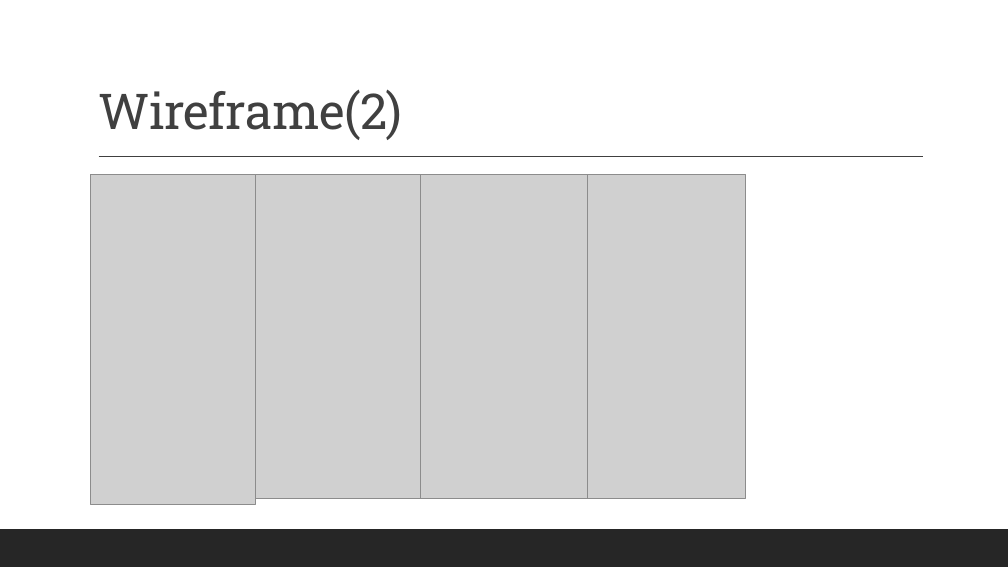
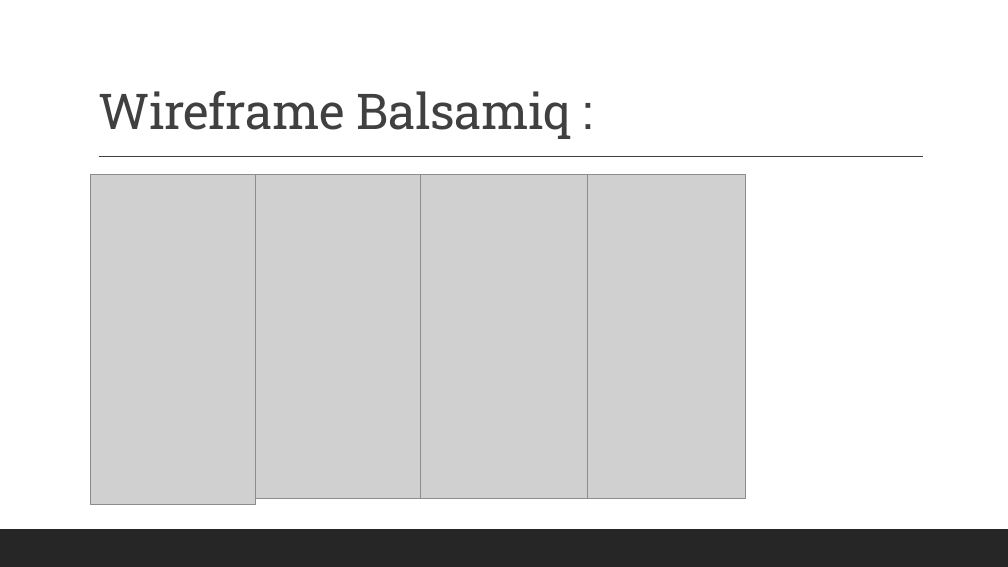
Before and after one commit to martinusalbert/PPL4611, a slide deck: slide 11 of PPT_Kelompok3_PPL4611.pptx. Drawn at 1008x567 pixels with LibreOffice and Linux fonts; fonts in the diff are those of the drawing; grey boxes stand for pictures. Boxes give left, top, right and bottom in pixels: in the first picture for what was removed or moved away, otherwise in the second. Text is boxed around its words. In the diff, an @@ line names an element or a change of style, - is before the commit and + after.

```diff
--- a/PPT_Kelompok3_PPL4611.pptx
+++ b/PPT_Kelompok3_PPL4611.pptx
@@ title at (98, 91, 571, 139): text changed @@
-Wireframe(2)
+Wireframe Balsamiq :
```
Also in this commit, not shown: 4 other slides changed.
